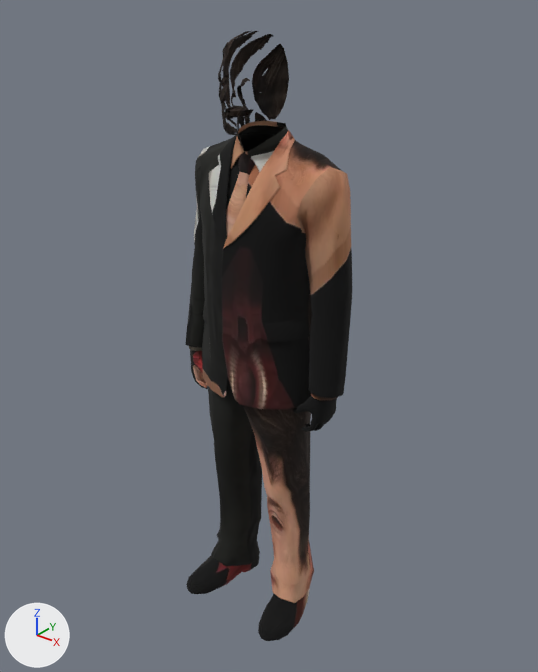
The glTF model public/models/people/office-m01.glb: old version first, new version second.
Before and after are seen from a 50 mm lens placed at (1.256, -1.526, 0.929), pointed at (0.008, 0.034, -0.038). The lights are fixed; the arrows at lower left show +X, +Y and +Z. The picture after the commit comes second. Objects named as collision shapes, trigger or cutter boxes, shadow casters or lower levels of detail are left out. Vertices at exactly the same position are counted once.

The first picture shows 'lod0'.
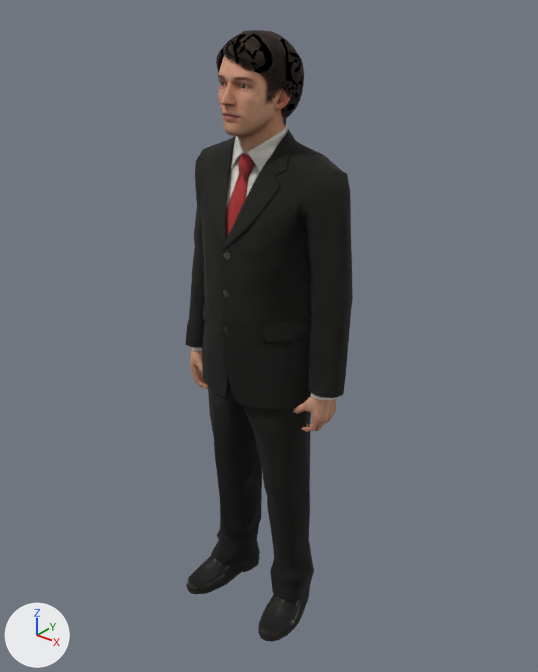
Pixel boxes (x1, y1, x2, y2) of what changed, in the pictures (538 x 672 px):
'lod0', reshaped: before (185, 31, 352, 641); after (185, 30, 353, 642)
part 1 of me_lod0, built on: before (192, 75, 331, 432); after (187, 30, 353, 432)
part 2 of me_lod0, added: after (188, 555, 310, 642)
part 3 of me_lod0, added: after (215, 458, 293, 534)
part 4 of me_lod0, surface changed (brown to black): (186, 34, 352, 640) in both

The change, as a diff of the scene's bpy script:
```diff
--- a/public/models/people/office-m01.glb.py
+++ b/public/models/people/office-m01.glb.py
@@ me_lod0 @@
 # used by ob_lod0; location = (0.0, 0.0, 0.0)
-me_lod0.from_pydata(...)  # 2237 vertices, 4450 faces; spans x -0.29..0.29, y -0.19..0.16, z -1.0..0.81
+me_lod0.from_pydata(...)  # 3644 vertices, 7265 faces; spans x -0.29..0.29, y -0.19..0.16, z -1.0..0.81
+# me_lod0 part 1: 123 vertices moved within x -0.27..0.27, y -0.13..0.08, z -0.27..0.76; 3 vertices removed from x -0.24..0.23, y -0.09..0.01, z -0.23..0.75; 1341 vertices added at x -0.29..0.28, y -0.14..0.13, z -0.27..0.81
+# me_lod0 part 2: 65 vertices added at x -0.21..0.21, y -0.17..0.09, z -1.0..-0.93
+# me_lod0 part 3: 4 vertices added at x -0.16..0.12, y -0.07..-0.04, z -0.58..-0.5
+# me_lod0 part 4: 2262 kept faces spanning x -0.29..0.29, y -0.19..0.16, z -1.0..0.81 get new texture (UV) coordinates
 me_lod0.materials.append(mat_body)
```
